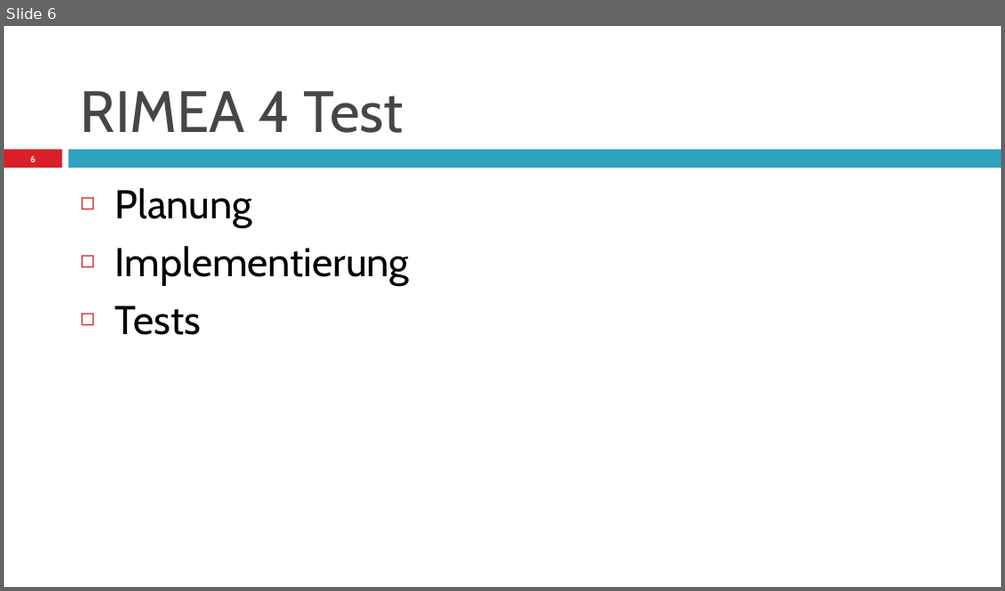
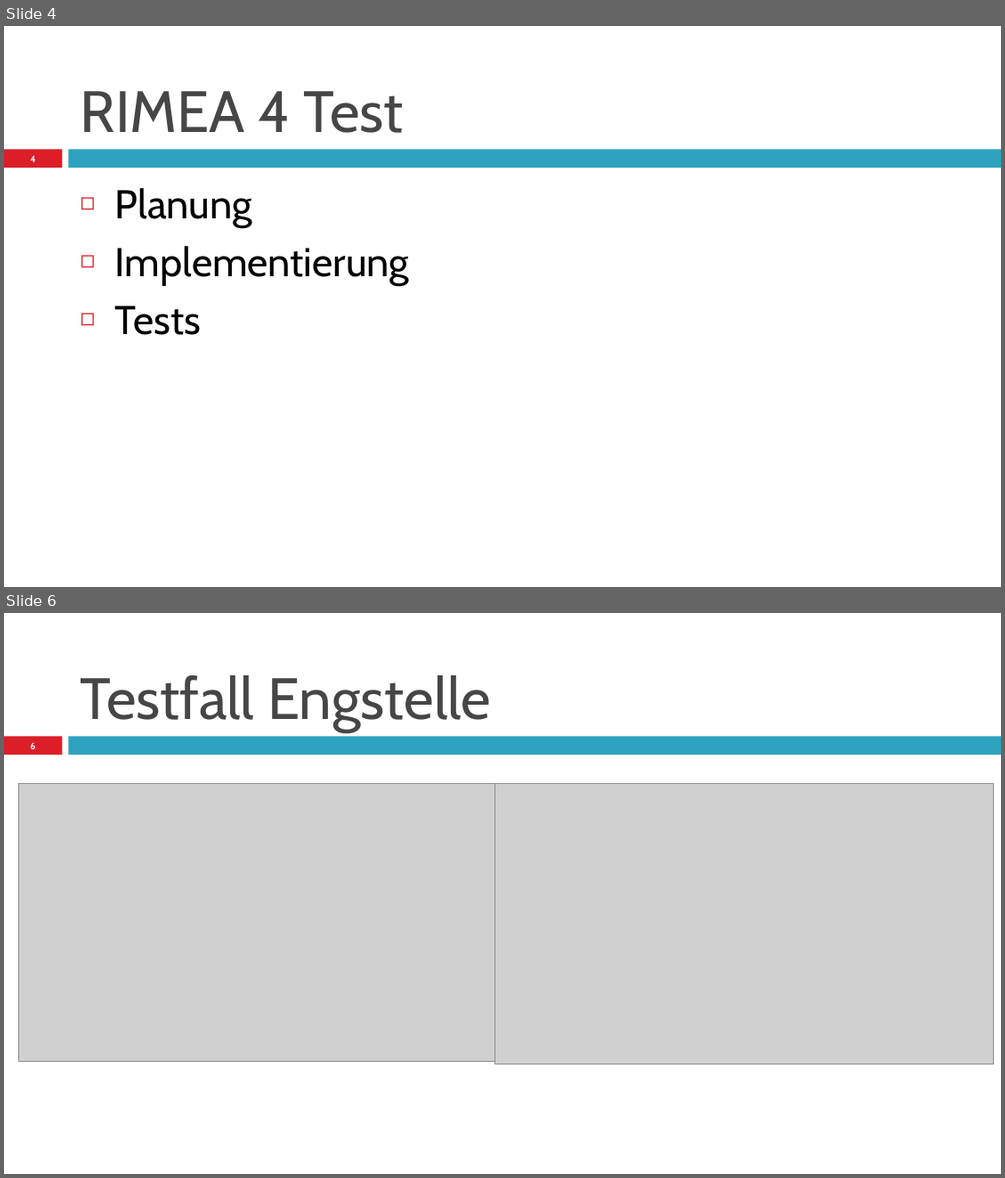
Before and after one commit to Arne2/hm-modellbildung, a slide deck: angabe3/PräsentationStudienarbeit3_Diez_Mueller_Schöntag_Graf.pptx. Shown one above the other, each under a label of ours: slide 6 before the commit, slides 4 and 6 after it; the slides between them are not shown. The pictures are 1005x591 and 1005x1178 pixels, drawn with LibreOffice and Linux fonts; fonts in the diff are those of the drawing; grey boxes stand for pictures. Boxes give left, top, right and bottom in pixels: in the first picture for what was removed or moved away, otherwise in the second. Text is boxed around its words. In the diff, an @@ line names an element or a change of style, - is before the commit and + after.

```diff
--- a/angabe3/PräsentationStudienarbeit3_Diez_Mueller_Schöntag_Graf.pptx
+++ b/angabe3/PräsentationStudienarbeit3_Diez_Mueller_Schöntag_Graf.pptx
@@ slide 6 added at (x1=4, y1=613, x2=1001, y2=1174), background #FFFFFF; not listed: 2 template elements that a slide beside it also shows @@
@@ title added at (x1=81, y1=675, x2=491, y2=731), 42 pt, text #464646 @@
+Testfall Engstelle
@@ page number added at (x1=31, y1=743, x2=36, y2=749), 6.7 pt, text #FFFFFF, bold @@
+6
@@ picture added at (x1=19, y1=784, x2=512, y2=1062) @@
@@ picture added at (x1=494, y1=784, x2=993, y2=1063) @@
@@ what was slide 6 is now slide 4 @@
@@ page number at (x1=31, y1=155, x2=36, y2=162): text changed @@
-6
+4
```
Also in this commit, not shown: 1 slide changed, 3 other slides added, 3 slides removed.
